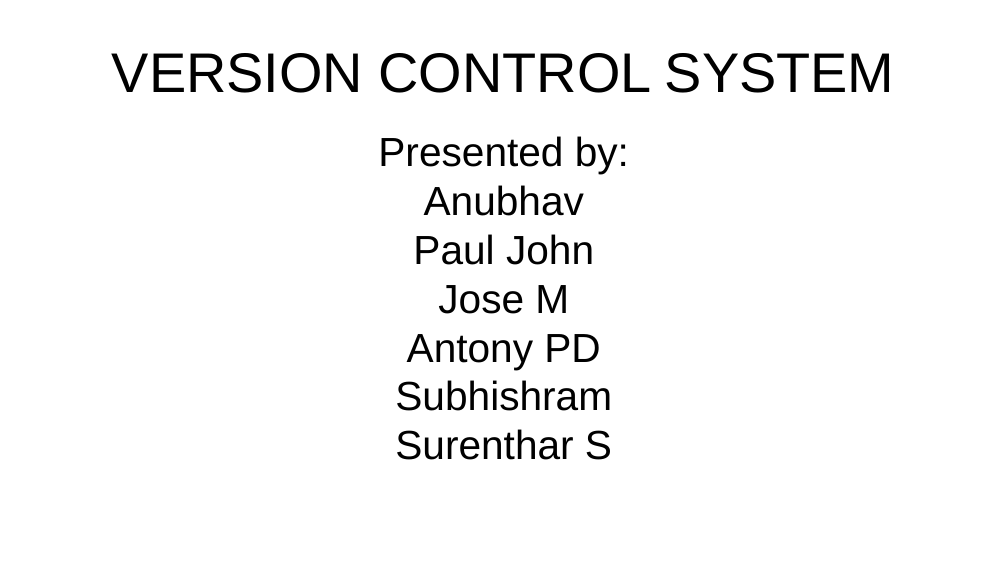
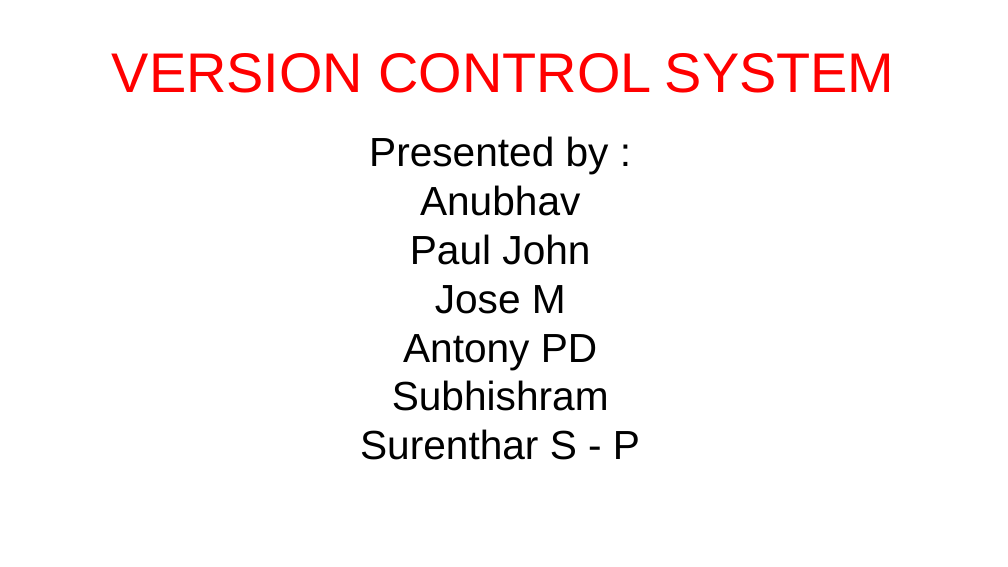
Before and after one commit to anubhavAnora/presentation, a slide deck: slide 1 of Presentation.odp. Drawn at 1008x567 pixels with LibreOffice and Linux fonts; fonts in the diff are those of the drawing. Boxes give left, top, right and bottom in pixels: in the first picture for what was removed or moved away, otherwise in the second. Text is boxed around its words. In the diff, an @@ line names an element or a change of style, - is before the commit and + after.

```diff
--- a/Presentation.odp
+++ b/Presentation.odp
@@ title "VERSION CONTROL SYSTEM" at bbox=[112, 53, 895, 93]: text colour #000000 to #FF0000 @@
@@ subtitle at bbox=[369, 136, 609, 174]: spaces changed @@
-Presented by:
+Presented by :
@@ subtitle at bbox=[360, 429, 640, 460]: text changed @@
-Surenthar S
+Surenthar S - P
```
Also in this commit, not shown: 4 slides added, 5 slides removed.
